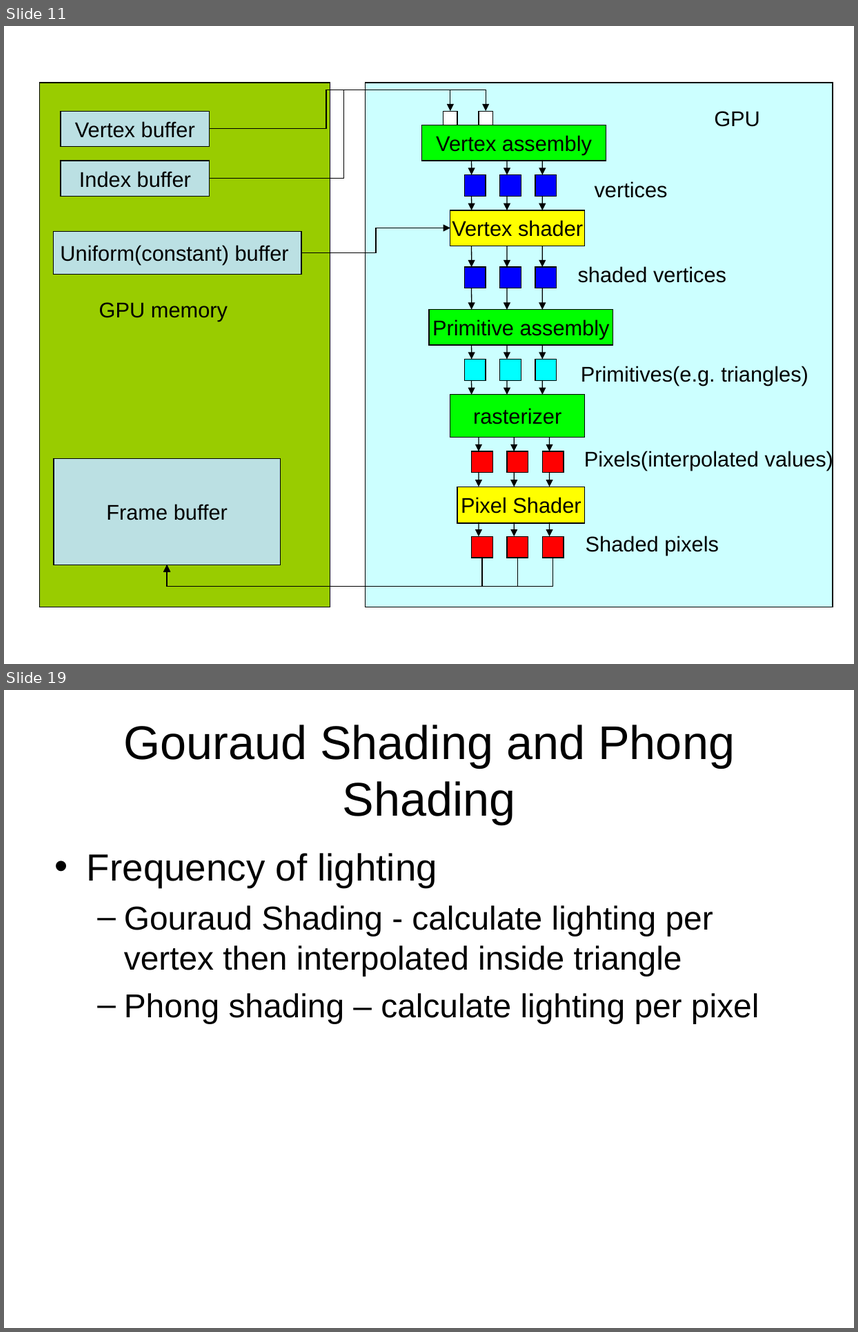
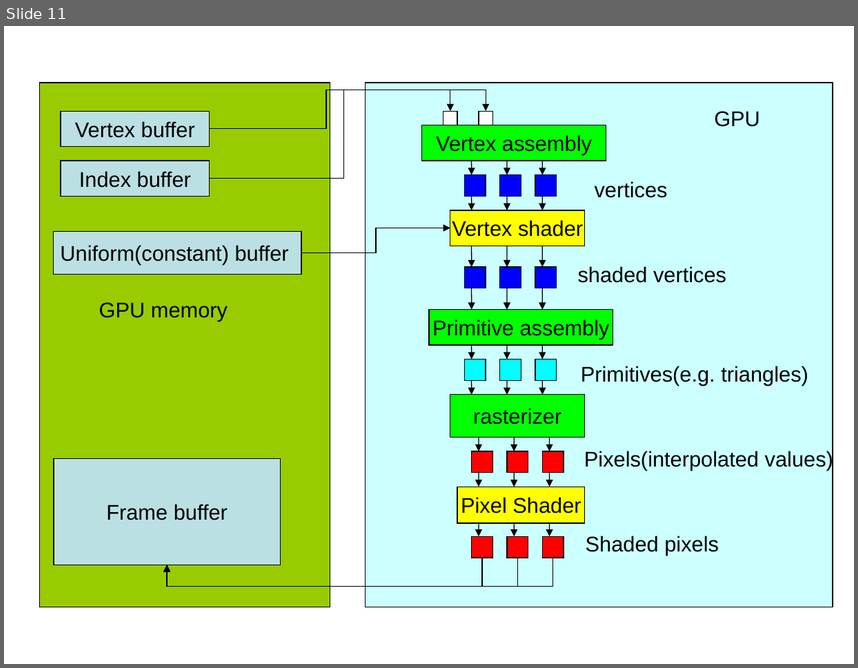
Before and after one commit to ianslayer/gpu_course, a slide deck: course5/course5.ppt. Shown one above the other, each under a label of ours: slides 11 and 19 before the commit, slide 11 after it; the slides between them are not shown. The pictures are 858x1332 and 858x668 pixels, drawn with LibreOffice and Linux fonts; fonts in the diff are those of the drawing. Boxes give left, top, right and bottom in pixels: in the first picture for what was removed or moved away, otherwise in the second. Text is boxed around its words. In the diff, an @@ line names an element or a change of style, - is before the commit and + after.

Commit message:
add physics of light & material ppt

```diff
--- a/course5/course5.ppt
+++ b/course5/course5.ppt
@@ slide 19 removed at [4, 690, 854, 1328], background #FFFFFF @@
@@ title removed at [123, 724, 735, 824] @@
-Gouraud Shading and Phong Shading
@@ text removed at [87, 853, 759, 1023] @@
-• Frequency of lighting
-  – Gouraud Shading - calculate lighting per vertex then interpolated inside triangle
-  – Phong shading – calculate lighting per pixel
```
Also in this commit, not shown: 1 slide changed, 6 other slides removed, 2 other files.
